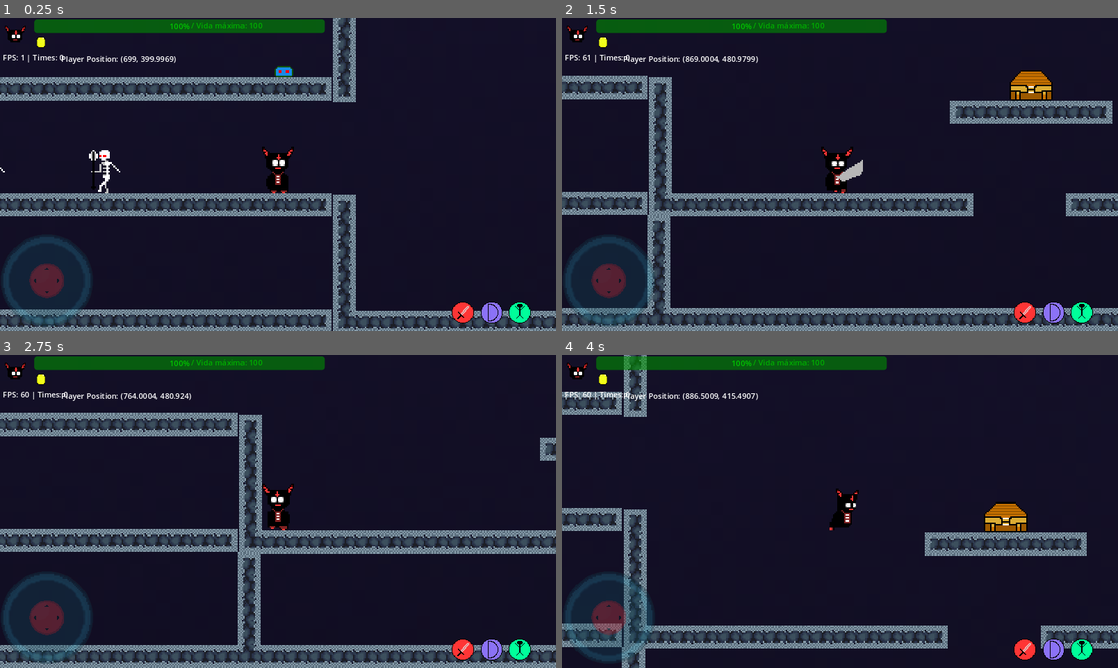
Above: before the commit, frames 1-4 (two rows, left to right).
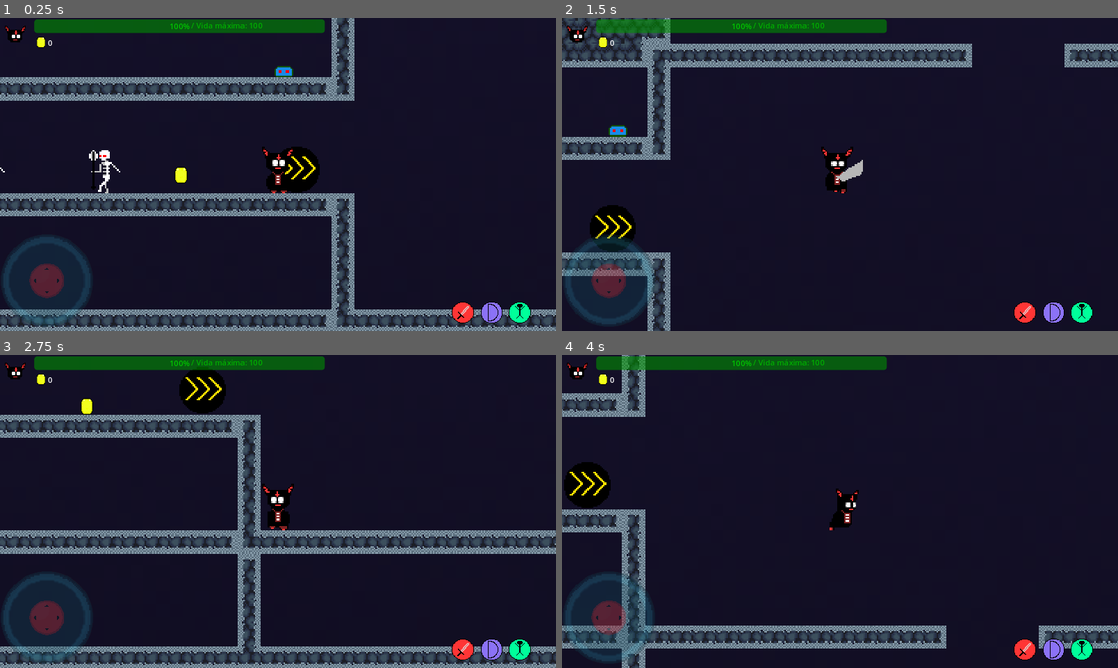
Above: after the commit, the same moments.

Repository: joaomoraski/proj-dev-jogos
Game: Godot game, scene res://world.tscn
Two runs of this game, one before a commit and one after it. Both use one fixed random seed, a clock stepped at 60 frames per second and the inputs below.
Inputs (mouse positions are in pixels of both pictures, inside the frame that each line leads up to):
- Up to frame 1 (0.25 s): no input
- Up to frame 2 (1.5 s): move the mouse to (962, 158) at 0.52 s; hold Right (ui_right) 0.53-1.25 s; tap 1 (Attack) at 0.6 s; click (962, 158) at 0.67 s; tap Up (ui_up) at 0.77 s; tap Shift (dash) at 0.8 s; drag from (728, 190) to (867, 174) at 1.27 s
- Up to frame 3 (2.75 s): move the mouse to (333, 442) at 2.02 s; hold Left (ui_left) from 2.03 s (still down); hold F (interact) from 2.03 s (still down); tap 1 (Attack) at 2.3 s
- Up to frame 4 (4 s): release Left (ui_left) at 2.75 s; release F (interact) at 2.75 s; drag from (812, 574) to (895, 370) at 2.77 s; tap Enter at 3.5 s; move the mouse to (1006, 558) at 3.52 s; hold Right (ui_right) from 3.53 s (still down); hold F (interact) from 3.53 s (still down); tap Shift (dash) at 3.6 s; tap Up (ui_up) at 3.77 s

The runs differ from the first frame. In frame 1, 3.5% of the frame differs, in the area x 0-100%, y 0-100%; in frame 2, 26%; in frame 3, 14%; in frame 4, 10%.

Commit message:
melhorando algumas logicas dos inimigos, criando a mecanica de drop de dineiro e ococando o dinheiro na tela  do hud, criando o sprites e etc do powerups e começando a logica dos powerups

Diff:
--- a/souls-of-the-hollow/Enemies/Skeleton/skeleton.gd
+++ b/souls-of-the-hollow/Enemies/Skeleton/skeleton.gd
@@ -2,6 +2,7 @@
 extends CharacterBody2D
 
 @export var damage_node: PackedScene
+var coin_scene = preload("res://Maps/Objects/Coin/coin.tscn")
 # Finite state machine
 enum SkeletonStates {MOVE, ATTACK, DEAD, HURT} # Array padrao, 0, 1, 2, 3 , HURT, DEAD
 var CurrentState = SkeletonStates.MOVE # Estado atual do personagem
@@ -15,9 +16,11 @@
 var cooldown_time: float = 1.5  # Tempo de cooldown em segundos
 var cooldown_timer: float = 0.0  # Temporizador para controlar o cooldown
 var is_from_spawner: bool = false
+var drop_done: bool = false
 signal die_on_spawner
 
-var health = 180
+# 180 health
+var health = 10
 var damage = 25
 
 # Get the gravity from the project settings to be synced with RigidBody nodes.
@@ -72,14 +75,41 @@
 	if health <= 0:
 		velocity = Vector2(0,0)
 		CurrentState = SkeletonStates.DEAD
-		$AnimationPlayer.play("Dead")
+		$AnimationPlayer.play("Die")
 		$CollisionShape2D.disabled = true
 		$Hitbox/CollisionShape2D.disabled = true
 		await $AnimationPlayer.animation_finished
 		if is_from_spawner:
 			emit_signal("die_on_spawner")
 			is_from_spawner = false
+		drop_itens()
 		queue_free()
+
+func drop_itens():
+	if drop_done:
+		return
+	# For now, just coins
+	if get_probability_drops("Coin"):
+		drop_coins(3)
+	drop_done = true
+
+func drop_coins(quantity: int):
+	for i in range(quantity):
+		var coin = await coin_scene.instantiate()
+		coin.position = position
+		coin.position.x += randf_range(0,25)
+		coin.position.y += 10
+		coin.coinValue = randi_range(0,75)
+		get_tree().get_root().get_child(1).get_child(3).add_child(coin)
+
+func get_probability_drops(drop: String):
+	var probability = 0
+	if drop == "Coin":
+		probability = 0.25
+	if randf() < probability:
+		return true
+	else:
+		return false
 
 func attack_logic(delta):
 	# Atualizar o temporizador de cooldown
@@ -123,7 +153,7 @@
 	scale.x = -scale.x
 #
 func _on_hitbox_area_entered(area):
-	if area.name == "AttackCollision" and CurrentState == SkeletonStates.MOVE:
+	if area.name == "AttackCollision" and CurrentState != SkeletonStates.DEAD:
 		CurrentState = SkeletonStates.HURT
 		$Hitbox.monitoring = false
 		cooldown_timer = cooldown_time
@@ -141,7 +171,6 @@
 		# Define um limiar de ângulo (por exemplo, 90 graus)
 		var limiar_angular = deg_to_rad(90)
 		# Verifica se o jogador está atrás do inimigo
-		print(abs(angle_difference), " ", limiar_angular)
 		if abs(angle_difference) > limiar_angular:
 			# O jogador está atrás do inimigo
 			invert_moving()
--- a/souls-of-the-hollow/Enemies/Skeleton/skeleton.tscn
+++ b/souls-of-the-hollow/Enemies/Skeleton/skeleton.tscn
@@ -9,15 +9,15 @@
 
 [sub_resource type="Animation" id="Animation_ghutq"]
 resource_name = "Attack"
-length = 2.0
-tracks/0/type = "value"
-tracks/0/imported = false
-tracks/0/enabled = true
-tracks/0/path = NodePath("Sprite2D:frame")
-tracks/0/interp = 1
-tracks/0/loop_wrap = true
-tracks/0/keys = {
-"times": PackedFloat32Array(0, 0.2, 0.4, 0.6, 0.8, 1, 1.2, 1.4, 1.6, 1.8),
+length = 1.5
+tracks/0/type = "value"
+tracks/0/imported = false
+tracks/0/enabled = true
+tracks/0/path = NodePath("Sprite2D:frame")
+tracks/0/interp = 1
+tracks/0/loop_wrap = true
+tracks/0/keys = {
+"times": PackedFloat32Array(0, 0.1, 0.3, 0.4, 0.6, 0.8, 1, 1.2, 1.3, 1.5),
 "transitions": PackedFloat32Array(1, 1, 1, 1, 1, 1, 1, 1, 1, 1),
 "update": 1,
 "values": [14, 15, 16, 17, 18, 19, 20, 21, 23, 24]
@@ -29,7 +29,7 @@
 tracks/1/interp = 1
 tracks/1/loop_wrap = true
 tracks/1/keys = {
-"times": PackedFloat32Array(0, 0.2, 0.4, 0.6, 0.8, 1, 1.2, 1.4, 1.6, 1.8),
+"times": PackedFloat32Array(0, 0.1, 0.3, 0.4, 0.6, 0.8, 1, 1.2, 1.3, 1.5),
 "transitions": PackedFloat32Array(1, 1, 1, 1, 1, 1, 1, 1, 1, 1),
 "update": 0,
 "values": [Vector2(6.5, 8), Vector2(12.5, 15), Vector2(14.25, 21.5), Vector2(14.125, 23.75), Vector2(14.0625, 23), Vector2(10.0312, 10.5), Vector2(11.0312, 18.5), Vector2(12.5156, 24.25), Vector2(8, 7), Vector2(6, 8)]
@@ -41,7 +41,7 @@
 tracks/2/interp = 1
 tracks/2/loop_wrap = true
 tracks/2/keys = {
-"times": PackedFloat32Array(0, 0.2, 0.4, 0.6, 0.8, 1, 1.2, 1.4, 1.6, 1.8),
+"times": PackedFloat32Array(0, 0.1, 0.3, 0.4, 0.6, 0.8, 1, 1.2, 1.3, 1.5),
 "transitions": PackedFloat32Array(1, 1, 1, 1, 1, 1, 1, 1, 1, 1),
 "update": 1,
 "values": [true, false, false, false, false, false, false, false, false, true]
@@ -53,7 +53,7 @@
 tracks/3/interp = 1
 tracks/3/loop_wrap = true
 tracks/3/keys = {
-"times": PackedFloat32Array(0, 0.2, 0.4, 0.6, 0.8, 1, 1.2, 1.4, 1.6, 1.8),
+"times": PackedFloat32Array(0, 0.1, 0.3, 0.4, 0.6, 0.8, 1, 1.2, 1.3, 1.5),
 "transitions": PackedFloat32Array(1, 1, 1, 1, 1, 1, 1, 1, 1, 1),
 "update": 0,
 "values": [Vector2(8, -13), Vector2(13, -10), Vector2(15, -5), Vector2(12.062, 3.125), Vector2(11.031, 7.5), Vector2(-10.984, 14.25), Vector2(-11.484, 10.25), Vector2(-12.742, 1.875), Vector2(-13, -11.5), Vector2(8, -13)]
@@ -65,7 +65,7 @@
 tracks/4/interp = 1
 tracks/4/loop_wrap = true
 tracks/4/keys = {
-"times": PackedFloat32Array(0.2, 0.4, 0.6, 0.8, 1, 1.2, 1.4, 1.6, 1.8),
+"times": PackedFloat32Array(0.1, 0.3, 0.4, 0.6, 0.8, 1, 1.2, 1.3, 1.5),
 "transitions": PackedFloat32Array(1, 1, 1, 1, 1, 1, 1, 1, 1),
 "update": 1,
 "values": [true, true, true, true, true, true, true, true, false]
@@ -77,7 +77,7 @@
 tracks/5/interp = 1
 tracks/5/loop_wrap = true
 tracks/5/keys = {
-"times": PackedFloat32Array(2),
+"times": PackedFloat32Array(1.5),
 "transitions": PackedFloat32Array(1),
 "values": [{
 "args": [],
--- a/souls-of-the-hollow/Enemies/Slime/slime.gd
+++ b/souls-of-the-hollow/Enemies/Slime/slime.gd
@@ -2,6 +2,7 @@
 extends CharacterBody2D
 
 @export var damage_node: PackedScene
+var coin_scene = preload("res://Maps/Objects/Coin/coin.tscn")
 # Finite state machine
 enum SlimeStates {MOVE, ATTACK, DEAD, HURT} # Array padrao, 0, 1, 2, 3 , HURT, DEAD
 var CurrentState = SlimeStates.MOVE # Estado atual do personagem
@@ -15,6 +16,7 @@
 var cooldown_time: float = 1.5  # Tempo de cooldown em segundos
 var cooldown_timer: float = 0.0  # Temporizador para controlar o cooldown
 var is_from_spawner: bool = false
+var drop_done: bool = false
 signal die_on_spawner
 
 var health = 100
@@ -80,7 +82,35 @@
 		if is_from_spawner:
 			emit_signal("die_on_spawner")
 			is_from_spawner = false
+		drop_itens()
 		queue_free()
+
+func drop_itens():
+	if drop_done:
+		return
+	# For now, just coins
+	if get_probability_drops("Coin"):
+		drop_coins(3)
+	drop_done = true
+
+func drop_coins(quantity: int):
+	for i in range(quantity):
+		var coin = await coin_scene.instantiate()
+		coin.position = position
+		coin.position.x += randf_range(0,25)
+		coin.position.y += 10
+		coin.coinValue = randi_range(0,75)
+		get_tree().get_root().get_child(1).get_child(3).add_child(coin)
+
+func get_probability_drops(drop: String):
+	var probability = 0
+	if drop == "Coin":
+		probability = 0.25
+	if randf() < probability:
+		return true
+	else:
+		return false
+
 
 func attack_logic(delta):
 	# Atualizar o temporizador de cooldown
@@ -104,6 +134,7 @@
 	if player_is_on_area and get_global_position().distance_to(_player.get_global_position()) <= 15.0 and _can_attack:
 		$AnimationPlayer.play("Attack")
 		cooldown_timer = cooldown_time
+		CurrentState = SlimeStates.ATTACK
 
 	if $AnimationPlayer.current_animation == "Attack":
 		return
@@ -111,11 +142,13 @@
 	detect_turn_around()
 
 func invert_moving():
+	if CurrentState != SlimeStates.MOVE:
+		return
 	_is_moving_right = !_is_moving_right
 	scale.x = -scale.x
 #
 func _on_hitbox_area_entered(area):
-	if area.name == "AttackCollision" and CurrentState == SlimeStates.MOVE:
+	if area.name == "AttackCollision" and CurrentState != SlimeStates.DEAD:
 		CurrentState = SlimeStates.HURT
 		$Hitbox.monitoring = false
 		cooldown_timer = cooldown_time
@@ -148,4 +181,5 @@
 		invert_moving()
 
 func on_attack_animation_finished():
+	CurrentState = SlimeStates.MOVE
 	$AnimationPlayer.play("Idle")
--- a/souls-of-the-hollow/GameController.gd
+++ b/souls-of-the-hollow/GameController.gd
@@ -8,6 +8,7 @@
 # GLOBAL VARIABLES
 ############################################
 var no_reset_life: bool = false
+var player_coins: int = 0
 var player_health = 100
 var player_damage = 25
 var player_max_health = 100
@@ -36,9 +37,13 @@
 	_camera = camera
 	get_tree().call_group("player_healthbar", "set_player_health_bar", _player_health_bar)
 	get_tree().call_group("timerDash", "set_player", _player)
+	get_tree().call_group("power_up_dash", "set_player", _player)
 
 func get_camera() -> Camera2D:
 	return _camera
+
+func get_player() -> Player:
+	return _player
 
 func reset_player():
 	player_health = 100
--- a/souls-of-the-hollow/Maps/01/map_01.tscn
+++ b/souls-of-the-hollow/Maps/01/map_01.tscn
@@ -1,12 +1,14 @@
-[gd_scene load_steps=11 format=3 uid="uid://cqvyouxaljbow"]
+[gd_scene load_steps=13 format=3 uid="uid://cqvyouxaljbow"]
 
 [ext_resource type="Texture2D" uid="uid://ba3oowpbfc84f" path="res://Maps/Background/FirstMap/bg1.png" id="1_td28w"]
 [ext_resource type="Texture2D" uid="uid://c8om0c18mbcye" path="res://Maps/01/Primera Fase Tileset.png" id="2_tunjd"]
 [ext_resource type="PackedScene" uid="uid://bl2fdhp0vbrhc" path="res://Enemies/Slime/slime.tscn" id="3_h41qr"]
 [ext_resource type="PackedScene" uid="uid://bdutc403hjyxc" path="res://Maps/Objects/Crates/crates.tscn" id="4_ygg7r"]
+[ext_resource type="PackedScene" uid="uid://c06q1jawwv2ka" path="res://Maps/Objects/Coin/coin.tscn" id="5_801mh"]
 [ext_resource type="PackedScene" uid="uid://duhbwb3wyy5qm" path="res://Maps/exit_door.tscn" id="5_kkk8h"]
 [ext_resource type="PackedScene" uid="uid://db3ed67yuqiet" path="res://Enemies/Skeleton/skeleton.tscn" id="5_pqh43"]
 [ext_resource type="PackedScene" uid="uid://bkvcc2xwljlla" path="res://Maps/Objects/Rooms/treasure_room_tile_01.tscn" id="6_1hgo1"]
+[ext_resource type="PackedScene" uid="uid://ded040418gnvb" path="res://Maps/Objects/PowerUps/Speed/speed.tscn" id="7_kk3tu"]
 
 [sub_resource type="TileSetAtlasSource" id="TileSetAtlasSource_wd4vp"]
 texture = ExtResource("2_tunjd")
@@ -485,7 +487,9 @@
 [sub_resource type="TileSetScenesCollectionSource" id="TileSetScenesCollectionSource_32gmu"]
 scenes/1/scene = ExtResource("3_h41qr")
 scenes/2/scene = ExtResource("4_ygg7r")
+scenes/3/scene = ExtResource("5_801mh")
 scenes/4/scene = ExtResource("5_pqh43")
+scenes/6/scene = ExtResource("7_kk3tu")
 
 [sub_resource type="TileSet" id="TileSet_kkrsb"]
 physics_layer_0/collision_layer = 524929
@@ -510,12 +514,12 @@
 [node name="FirstMap" type="TileMap" parent="."]
 tile_set = SubResource("TileSet_kkrsb")
 format = 2
-layer_0/tile_data = PackedInt32Array(3866623, 0, 2, 3801087, …(41864 unchanged characters)… , 1572895, 1, 262144, 1572900, 1, 262144)
+layer_0/tile_data = PackedInt32Array(3866623, 0, 2, 3801087, …(41864 unchanged characters)… , 1572895, 1, 262144, 1572900, 1, 262144, 1376269, 1, 196608, 1507367, 1, 196608, 1507372, 1, 393216)
 
 [node name="ExitDoor" parent="." instance=ExtResource("5_kkk8h")]
 position = Vector2(2275, 140)
 
 [node name="TreasureRoomTile01" parent="." instance=ExtResource("6_1hgo1")]
-position = Vector2(737, 273)
+position = Vector2(736, 272)
 enemy_scene = ExtResource("3_h41qr")
 enemies_total = 1
--- a/souls-of-the-hollow/Maps/Objects/Chest/chest.tscn
+++ b/souls-of-the-hollow/Maps/Objects/Chest/chest.tscn
@@ -22,6 +22,8 @@
 
 [node name="Chest" type="StaticBody2D"]
 position = Vector2(0, -8)
+collision_layer = 524288
+collision_mask = 524288
 script = ExtResource("1_i8krp")
 
 [node name="Sprite2D" type="Sprite2D" parent="."]
--- /dev/null
+++ b/souls-of-the-hollow/Maps/Objects/Coin/coin.gd
@@ -0,0 +1,17 @@
+extends RigidBody2D
+
+var coinValue: int = 10
+
+# Called when the node enters the scene tree for the first time.
+func _ready():
+	pass # Replace with function body.
+
+# Called every frame. 'delta' is the elapsed time since the previous frame.
+func _process(delta):
+	pass
+
+func _input(event):
+	if event.is_action_pressed("interact"):
+		if $Area2D.get_overlapping_bodies().size() > 1:
+			game_controller.player_coins += coinValue
+			queue_free()
--- /dev/null
+++ b/souls-of-the-hollow/Maps/Objects/Coin/coin.tscn
@@ -0,0 +1,30 @@
+[gd_scene load_steps=5 format=3 uid="uid://c06q1jawwv2ka"]
+
+[ext_resource type="Script" path="res://Maps/Objects/Coin/coin.gd" id="1_0uthq"]
+[ext_resource type="Texture2D" uid="uid://b4rnfl3irsv2q" path="res://UI/CoinsIcon.png" id="1_ckvyi"]
+
+[sub_resource type="RectangleShape2D" id="RectangleShape2D_suq2r"]
+size = Vector2(26.6667, 40)
+
+[sub_resource type="CircleShape2D" id="CircleShape2D_qk8u4"]
+radius = 19.0263
+
+[node name="Coin" type="RigidBody2D"]
+collision_layer = 524288
+collision_mask = 524288
+script = ExtResource("1_0uthq")
+
+[node name="Sprite2D" type="Sprite2D" parent="."]
+scale = Vector2(0.5, 0.5)
+texture = ExtResource("1_ckvyi")
+
+[node name="CollisionShape2D" type="CollisionShape2D" parent="."]
+position = Vector2(1.49012e-07, -1)
+scale = Vector2(0.3, 0.3)
+shape = SubResource("RectangleShape2D_suq2r")
+debug_color = Color(0.957295, 1.05888e-06, 0.533344, 0.42)
+
+[node name="Area2D" type="Area2D" parent="."]
+
+[node name="CollisionShape2D" type="CollisionShape2D" parent="Area2D"]
+shape = SubResource("CircleShape2D_qk8u4")
--- /dev/null
+++ b/souls-of-the-hollow/Maps/Objects/PowerUps/Speed/speed.gd
@@ -0,0 +1,11 @@
+class_name Speed
+extends RigidBody2D
+
+@onready var dash = $PowerUpsTimes
+
+func _input(event):
+	if event.is_action_pressed("interact"):
+		if $Area2D.get_overlapping_bodies().size() > 1:
+			game_controller.get_player().SPEED = game_controller.get_player().SPEED*2
+			dash.start_powerup_timer(10)
+			queue_free()
--- /dev/null
+++ b/souls-of-the-hollow/Maps/Objects/PowerUps/Speed/speed.tscn
@@ -0,0 +1,31 @@
+[gd_scene load_steps=6 format=3 uid="uid://ded040418gnvb"]
+
+[ext_resource type="Script" path="res://Maps/Objects/PowerUps/Speed/speed.gd" id="1_omiuh"]
+[ext_resource type="Texture2D" uid="uid://tu56066l2sw5" path="res://Maps/Objects/PowerUps/Speed/Speed.png" id="1_upjoq"]
+[ext_resource type="PackedScene" uid="uid://si8rllikwbkx" path="res://Maps/Objects/PowerUps/power_ups_times.tscn" id="3_70ped"]
+
+[sub_resource type="CircleShape2D" id="CircleShape2D_k6vpr"]
+radius = 17.0
+
+[sub_resource type="CircleShape2D" id="CircleShape2D_pyedf"]
+radius = 26.0192
+
+[node name="Speed" type="RigidBody2D"]
+collision_layer = 524288
+collision_mask = 524288
+mass = 1000.0
+script = ExtResource("1_omiuh")
+
+[node name="Sprite2D" type="Sprite2D" parent="."]
+texture = ExtResource("1_upjoq")
+
+[node name="CollisionShape2D" type="CollisionShape2D" parent="."]
+shape = SubResource("CircleShape2D_k6vpr")
+debug_color = Color(0.956863, 0, 0.533333, 0.419608)
+
+[node name="Area2D" type="Area2D" parent="."]
+
+[node name="CollisionShape2D" type="CollisionShape2D" parent="Area2D"]
+shape = SubResource("CircleShape2D_pyedf")
+
+[node name="PowerUpsTimes" parent="." instance=ExtResource("3_70ped")]
--- /dev/null
+++ b/souls-of-the-hollow/Maps/Objects/PowerUps/power_ups_times.gd
@@ -0,0 +1,17 @@
+class_name PowerUpTimer
+extends Node2D
+
+@onready var timer = $PowerUpTimer
+# Precisa setar para one shot
+var _player: Player
+var type: String
+
+func set_player(player: Player):
+	_player = player
+
+func start_powerup_timer(duration, type):
+	timer.wait_time = duration
+	timer.start()
+
+func _on_power_up_timer_timer_timeout():
+	print("aaaaaaaaaaa")
--- /dev/null
+++ b/souls-of-the-hollow/Maps/Objects/PowerUps/power_ups_times.tscn
@@ -0,0 +1,8 @@
+[gd_scene load_steps=2 format=3 uid="uid://si8rllikwbkx"]
+
+[ext_resource type="Script" path="res://Maps/Objects/PowerUps/power_ups_times.gd" id="1_405u7"]
+
+[node name="PowerUpsTimes" type="Node2D" groups=["power_up_dash"]]
+script = ExtResource("1_405u7")
+
+[node name="PowerUpTimer" type="Timer" parent="."]
--- a/souls-of-the-hollow/Maps/Objects/Rooms/treasure_room_tile_01.tscn
+++ b/souls-of-the-hollow/Maps/Objects/Rooms/treasure_room_tile_01.tscn
@@ -547,7 +547,7 @@
 layer_4/z_index = 0
 layer_4/tile_data = PackedInt32Array(917518, 0, 3, 917519, 65536, 3, 917520, 65536, 3, 917521, 131072, 3)
 layer_5/name = "Chest"
-layer_5/enabled = true
+layer_5/enabled = false
 layer_5/modulate = Color(1, 1, 1, 1)
 layer_5/y_sort_enabled = false
 layer_5/y_sort_origin = 0
--- /dev/null
+++ b/souls-of-the-hollow/UI/CoinText.gd
@@ -0,0 +1,6 @@
+class_name CoinText
+extends Label
+
+
+func _process(_delta):
+	text = str(game_controller.player_coins)
--- a/souls-of-the-hollow/UI/principal_ui.tscn
+++ b/souls-of-the-hollow/UI/principal_ui.tscn
@@ -10,7 +10,7 @@
 [ext_resource type="Texture2D" uid="uid://dx2ttomv2wi7e" path="res://Player/PersonagemPrincipalCabeca.png" id="8_y5h0r"]
 [ext_resource type="Texture2D" uid="uid://b4rnfl3irsv2q" path="res://UI/CoinsIcon.png" id="9_4wfuk"]
 [ext_resource type="Script" path="res://UI/ProgressBar.gd" id="10_3ecej"]
-[ext_resource type="Script" path="res://UI/Label.gd" id="11_7o5rv"]
+[ext_resource type="Script" path="res://UI/CoinText.gd" id="10_caq43"]
 
 [node name="PrincipalUI" type="CanvasLayer"]
 
@@ -44,6 +44,7 @@
 script = ExtResource("5_yfr53")
 
 [node name="LabelFPS" type="Label" parent="."]
+visible = false
 offset_left = 6.0
 offset_top = 71.0
 offset_right = 61.0
@@ -58,7 +59,7 @@
 text = "Fullscreen [F4]"
 script = ExtResource("7_voqpb")
 
-[node name="PlayerLife" type="Sprite2D" parent="."]
+[node name="PlayerIcon" type="Sprite2D" parent="."]
 position = Vector2(32, 32)
 scale = Vector2(2, 2)
 texture = ExtResource("8_y5h0r")
@@ -67,10 +68,13 @@
 position = Vector2(85, 52)
 texture = ExtResource("9_4wfuk")
 
-[node name="CoinText" type="Label" parent="."]
-visible = false
-offset_right = 40.0
-offset_bottom = 23.0
+[node name="CoinText" type="Label" parent="Coins"]
+offset_left = 14.0
+offset_top = -12.0
+offset_right = 54.0
+offset_bottom = 14.0
+text = "00"
+script = ExtResource("10_caq43")
 
 [node name="ProgressBar" type="ProgressBar" parent="."]
 modulate = Color(0, 0.803922, 0, 1)
@@ -80,12 +84,4 @@
 offset_bottom = 30.0
 script = ExtResource("10_3ecej")
 
-[node name="Label" type="Label" parent="."]
-offset_left = 126.0
-offset_top = 73.0
-offset_right = 166.0
-offset_bottom = 96.0
-text = "player position: "
-script = ExtResource("11_7o5rv")
-
 [connection signal="pressed" from="ButtonFullscreen" to="ButtonFullscreen" method="_on_pressed"]
Binary file added: souls-of-the-hollow/Maps/Objects/PowerUps/DoubleDamage/DoubleDamage.png
Not shown, added: souls-of-the-hollow/Maps/Objects/PowerUps/DoubleDamage/DoubleDamage.png.import
Binary file added: souls-of-the-hollow/Maps/Objects/PowerUps/Speed/Speed.png
Not shown, added: souls-of-the-hollow/Maps/Objects/PowerUps/Speed/Speed.png.import
Binary file added: souls-of-the-hollow/Maps/Objects/PowerUps/Sword/Sword.png
Not shown, added: souls-of-the-hollow/Maps/Objects/PowerUps/Sword/Sword.png.import
Binary file added: souls-of-the-hollow/Maps/Objects/PowerUps/TripleDamageDoubleTaken/TripleDamageDoubleTaken.png
Not shown, added: souls-of-the-hollow/Maps/Objects/PowerUps/TripleDamageDoubleTaken/TripleDamageDoubleTaken.png.import
Not shown, added: saves-tileset-piskel/sprites/powerups/DoubleDamage.piskel
Not shown, added: saves-tileset-piskel/sprites/powerups/DoubleDamage.png
Not shown, added: saves-tileset-piskel/sprites/powerups/Speed.piskel
Not shown, added: saves-tileset-piskel/sprites/powerups/Speed.png
(and 4 more such lines)
